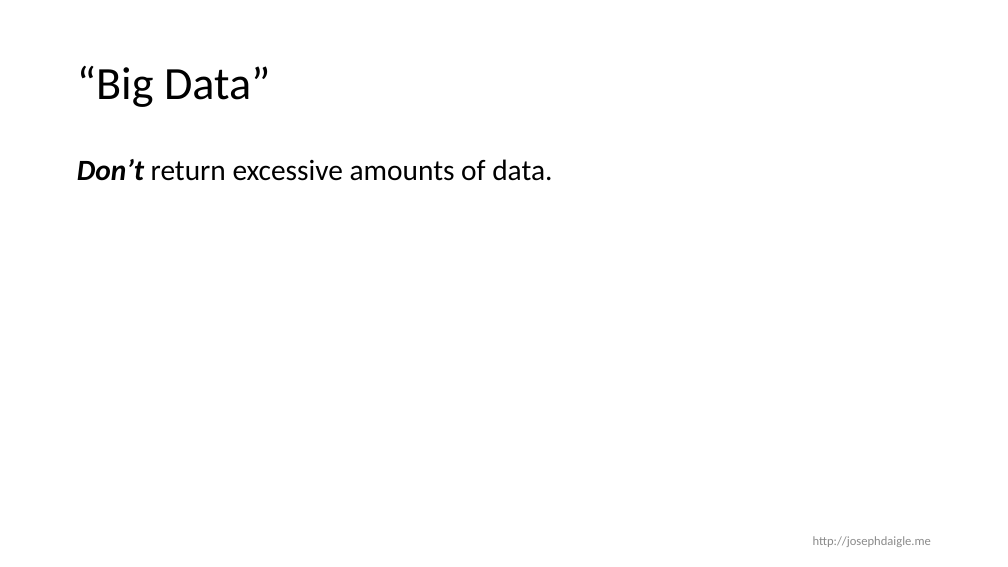
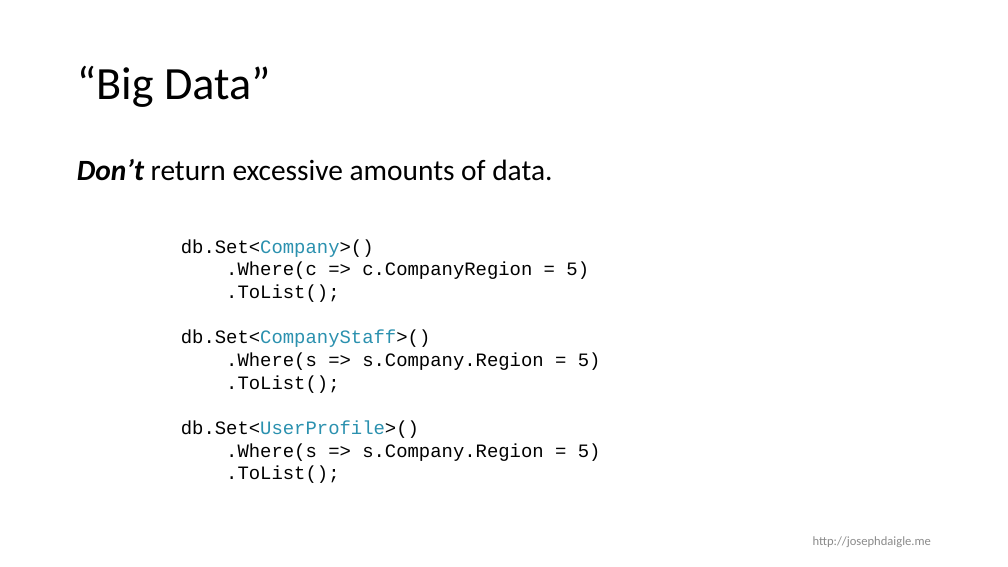
Before and after one commit to jdaigle/talks, a slide deck: slide 13 of DataAccessForPerfJunkies/DataAccessForPerJunkies.pptx (slide 12 before the commit). Drawn at 1008x567 pixels with LibreOffice and Linux fonts; fonts in the diff are those of the drawing. Boxes give left, top, right and bottom in pixels: in the first picture for what was removed or moved away, otherwise in the second. Text is boxed around its words. In the diff, an @@ line names an element or a change of style, - is before the commit and + after.

```diff
--- a/DataAccessForPerfJunkies/DataAccessForPerJunkies.pptx
+++ b/DataAccessForPerfJunkies/DataAccessForPerJunkies.pptx
@@ text added at <box>181,239,601,483</box>, 18 pt, text #000000 @@
+db.Set<Company>()
+.Where(c => c.CompanyRegion = 5)
+.ToList();
+db.Set<CompanyStaff>()
+.Where(s => s.Company.Region = 5)
+.ToList();
+db.Set<UserProfile>()
+.Where(s => s.Company.Region = 5)
+.ToList();
```
Also in this commit, not shown: 14 other slides changed, 1 slide added.
